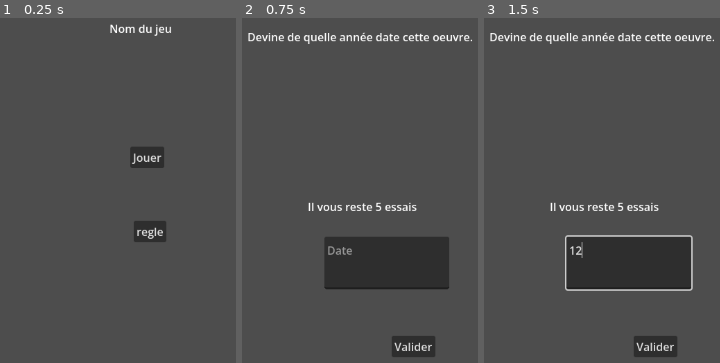
Above: before the commit, frames 1-3 (left to right).
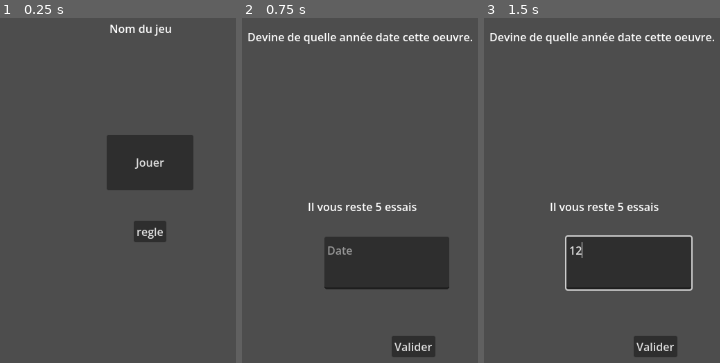
Above: after the commit, the same moments.

Repository: Alpagateau/sda
Game: Godot game, scene res://Scenes/main.tscn
Same seed, same stepped clock (60 frames per second), same inputs: the game is played once before the commit and once after it.
Inputs (mouse positions are in pixels of both pictures, inside the frame that each line leads up to):
- Up to frame 1 (0.25 s): no input
- Up to frame 2 (0.75 s): click "Jouer" at 0.5 s
- Up to frame 3 (1.5 s): click (627, 262) at 1.27 s; type "12" at 1.35 s

The runs differ from the first frame. In frame 1, 5.2% of the frame differs, in the area x 45-82%, y 33-50%; in frame 2, nothing differs; in frame 3, nothing differs.

Commit message:
Add waiting for server response before start enabling

Diff:
--- /dev/null
+++ b/Scenes/http_request.gd
@@ -0,0 +1,40 @@
+extends HTTPRequest
+class_name Client
+
+const URL : String = "http://127.0.0.1:8000"
+var header : PackedStringArray = PackedStringArray([])
+
+func _ready() -> void:
+	request_completed.connect(process_html_request)
+	var err : Error = request(
+		URL,
+		header,
+		HTTPClient.Method.METHOD_GET
+	)
+
+	if err != OK :
+		print("Failed to create request.")
+	else :
+		print("Succeed to create request")
+
+
+func process_html_request(result : int, response_code : int, headers : PackedStringArray, body : PackedByteArray):
+	$"..".end_waiting()
+	print("Result code: ", result)
+	print("Response code: ", response_code)
+	print("Header code: ", headers)
+
+	var text = body.get_string_from_utf8()
+	if text.is_empty() :
+		print("Nothing sent")
+		return
+
+	var json = JSON.parse_string(text)
+	if json == null:
+		print("Failed to parse JSON")
+		return
+
+	print("Name: ", json["name"])
+	print("Date: ", json["date"])
+	var b64_image : String = json["image"]
+	$"../Menus/Game".load_b64_image(b64_image)
--- a/Scenes/main.tscn
+++ b/Scenes/main.tscn
@@ -2,6 +2,7 @@
 
 [ext_resource type="Script" uid="uid://du6f2mpdyke7e" path="res://Scenes/main_scene.gd" id="1_jjgbg"]
 [ext_resource type="Script" uid="uid://bs3yiu5n41ltt" path="res://Scenes/game.gd" id="2_8gbba"]
+[ext_resource type="Script" uid="uid://btvdm82lbfmho" path="res://Scenes/http_request.gd" id="2_jjvhh"]
 
 [node name="Main" type="Control" unique_id=370660818]
 layout_mode = 3
@@ -13,6 +14,7 @@
 script = ExtResource("1_jjgbg")
 
 [node name="HTTPRequest" type="HTTPRequest" parent="." unique_id=1035645630]
+script = ExtResource("2_jjvhh")
 
 [node name="Menus" type="Control" parent="." unique_id=1799261247]
 anchors_preset = 0
@@ -20,10 +22,18 @@
 offset_bottom = 40.0
 
 [node name="TitleScreen" type="Control" parent="Menus" unique_id=306781003]
-visible = false
 anchors_preset = 0
 offset_right = 40.0
 offset_bottom = 40.0
+
+[node name="WaitingText" type="Label" parent="Menus/TitleScreen" unique_id=1989231602]
+visible = false
+layout_mode = 0
+offset_left = 490.0
+offset_top = 164.0
+offset_right = 580.0
+offset_bottom = 187.0
+text = "Waiting."
 
 [node name="TitleText" type="Label" parent="Menus/TitleScreen" unique_id=1527872093]
 layout_mode = 0
@@ -35,10 +45,10 @@
 
 [node name="Play" type="Button" parent="Menus/TitleScreen" unique_id=667404207]
 layout_mode = 0
-offset_left = 518.0
-offset_top = 239.0
-offset_right = 567.0
-offset_bottom = 270.0
+offset_left = 484.0
+offset_top = 222.0
+offset_right = 609.0
+offset_bottom = 302.0
 text = "Jouer"
 
 [node name="Rules" type="Button" parent="Menus/TitleScreen" unique_id=330821414]
@@ -73,6 +83,7 @@
 tu as perdu :)"
 
 [node name="Game" type="Control" parent="Menus" unique_id=1094142135]
+visible = false
 anchors_preset = 0
 offset_right = 40.0
 offset_bottom = 40.0
--- a/Scenes/main_scene.gd
+++ b/Scenes/main_scene.gd
@@ -7,8 +7,6 @@
 	Lost
 }
 
-const base_url : String = "http://127.0.0.1:8000"
-
 var max_attemps : int = 5
 var attemps : int = max_attemps
 var win_streak : int = 0
@@ -16,43 +14,37 @@
 var minimal_date : int = 2019
 var maximum_date : int = 2021
 
-var header : PackedStringArray = PackedStringArray([])
-
 func _ready() -> void:
-	$HTTPRequest.request_completed.connect(process_html_request)
-	var err : Error = $HTTPRequest.request(
-		base_url,
-		header,
-		HTTPClient.Method.METHOD_GET
-	)
-
-	if err != OK :
-		print("Failed to connect to server")
-	else :
-		print("Succed to connect to server")
-
 	show_only_menu($Menus/TitleScreen)
 	update_attemps_text(attemps)
+	waiting()
 
-func process_html_request(result : int, response_code : int, headers : PackedStringArray, body : PackedByteArray):
-	print("Result code: ", result)
-	print("Response code: ", response_code)
-	print("Header code: ", headers)
+var waiting_dot : int = 0
+func update_waiting_text():
+	waiting_dot += 1
+	waiting_dot = waiting_dot % 3
+	var s : String = ""
+	for i in range(waiting_dot):
+		s += "."
+	$Menus/TitleScreen/WaitingText.text = "Waiting." + s
 
-	var text = body.get_string_from_utf8()
-	if text.is_empty() :
-		print("Nothing sent")
-		return
+signal kill_tween
 
-	var json = JSON.parse_string(text)
-	if json == null:
-		print("Failed to parse JSON")
-		return
+func waiting() -> void:
+	$Menus/TitleScreen/WaitingText.show()
+	$Menus/TitleScreen/WaitingText.text = "Waiting."
+	$Menus/TitleScreen/Play.disabled = true
 
-	print("Name: ", json["name"])
-	print("Date: ", json["date"])
-	var b64_image : String = json["image"]
-	$Menus/Game.load_b64_image(b64_image)
+	var tween : Tween = create_tween()
+	kill_tween.connect(tween.kill)
+	tween.set_loops()
+	tween.tween_interval(1.0)
+	tween.tween_callback(update_waiting_text)
+
+func end_waiting() -> void:
+	kill_tween.emit()
+	$Menus/TitleScreen/WaitingText.hide()
+	$Menus/TitleScreen/Play.disabled = false
 
 func show_only_menu(menu : Control) -> void :
 	for m in $Menus.get_children():
Not shown, added: Scenes/http_request.gd.uid
